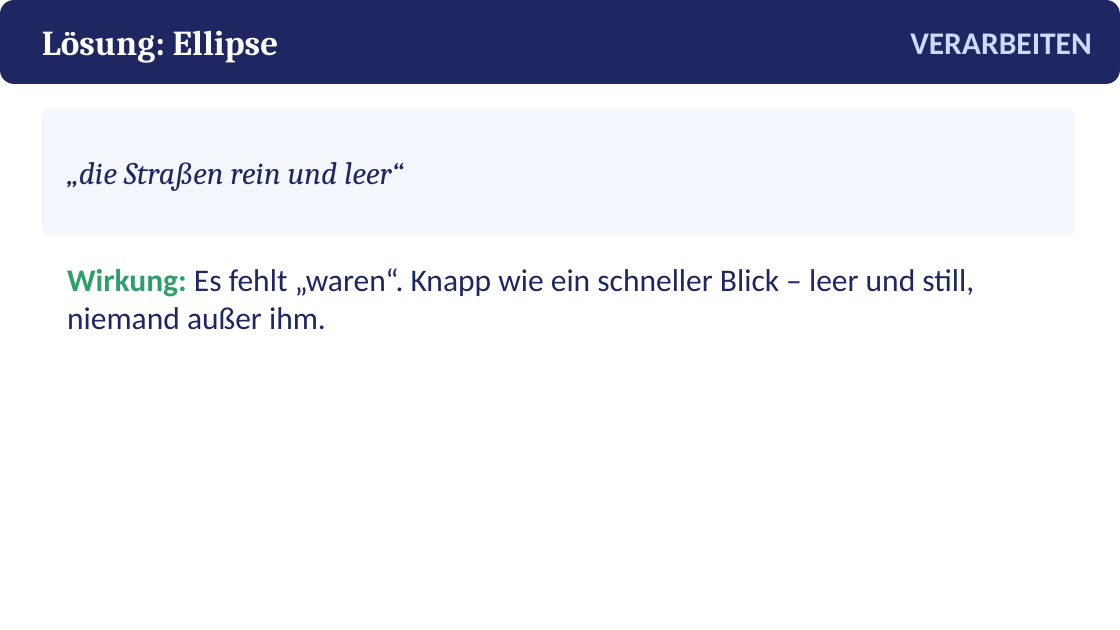
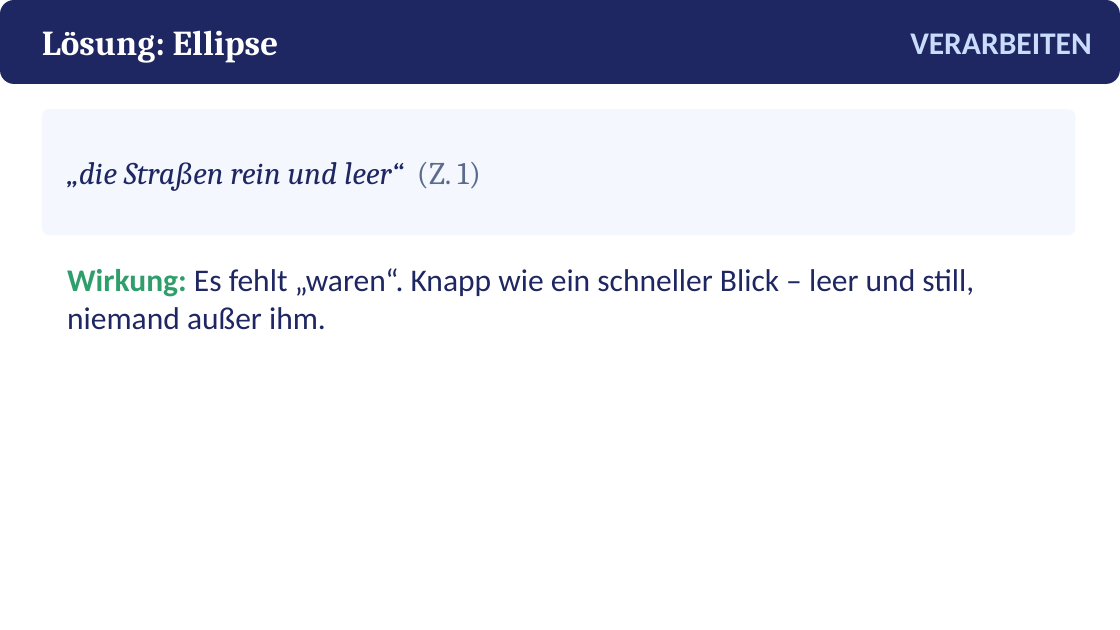
Before and after one commit to golzkonstantin-gif/Schule, a slide deck: slide 14 of Deutsch_11/Kafka_Gibs_auf/Praesentation_Gibs_auf.pptx. Drawn at 1120x630 pixels with LibreOffice and Linux fonts; fonts in the diff are those of the drawing. Boxes give left, top, right and bottom in pixels: in the first picture for what was removed or moved away, otherwise in the second. Text is boxed around its words. In the diff, an @@ line names an element or a change of style, - is before the commit and + after.

```diff
--- a/Deutsch_11/Kafka_Gibs_auf/Praesentation_Gibs_auf.pptx
+++ b/Deutsch_11/Kafka_Gibs_auf/Praesentation_Gibs_auf.pptx
@@ text at [67, 162, 480, 191]: text changed @@
-„die Straßen rein und leer“
+„die Straßen rein und leer“ (Z. 1)
```
Also in this commit, not shown: 5 other slides changed, 12 other files.
